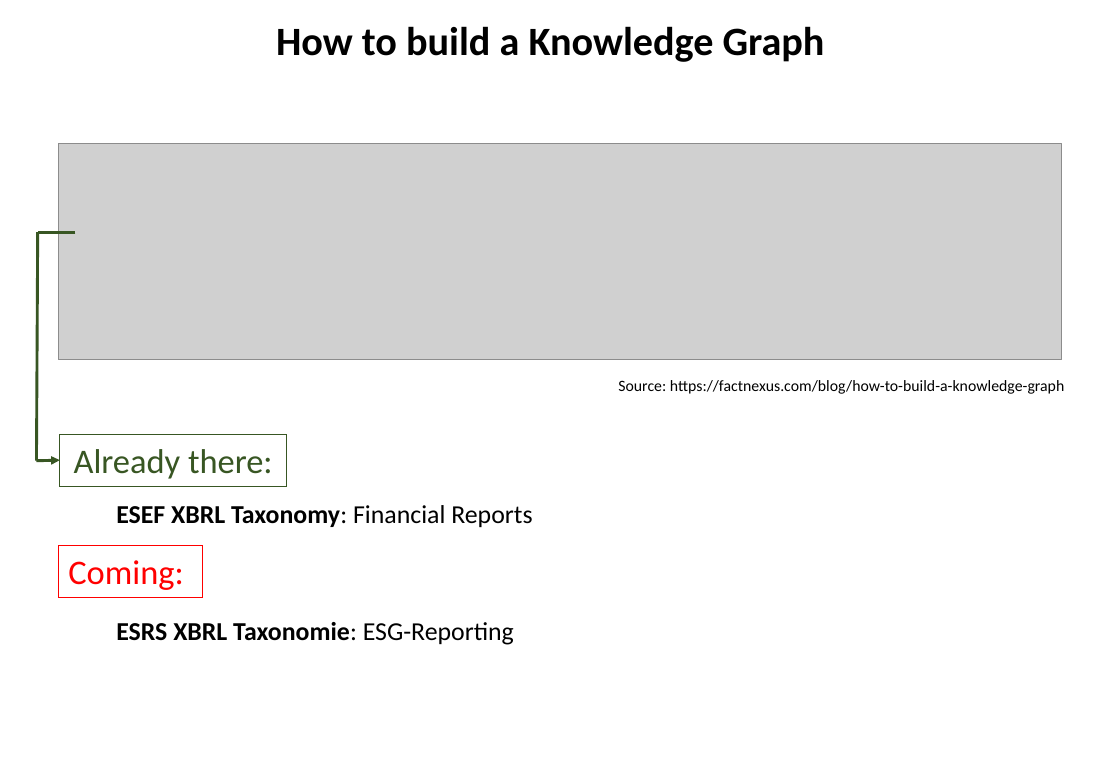
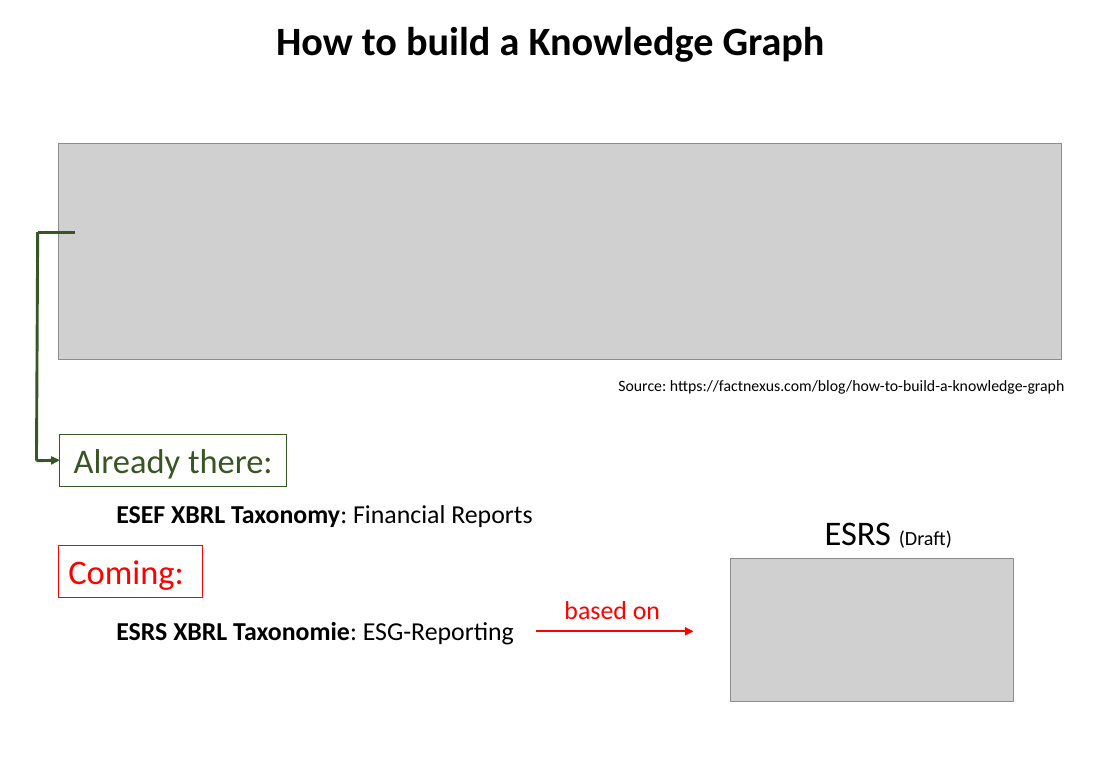
Before and after one commit to rainergo/UASFRA-MS-KnowledgeGraph, a slide deck: slide 11 of project/Project.pptx (slide 9 before the commit). Drawn at 1120x775 pixels with LibreOffice and Linux fonts; fonts in the diff are those of the drawing; grey boxes stand for pictures. Boxes give left, top, right and bottom in pixels: in the first picture for what was removed or moved away, otherwise in the second. Text is boxed around its words. In the diff, an @@ line names an element or a change of style, - is before the commit and + after.

```diff
--- a/project/Project.pptx
+++ b/project/Project.pptx
@@ text added at (825,522,952,548), 14 pt, text #000000 @@
+ESRS (Draft)
@@ picture added at (730,558,1013,702) @@
@@ text added at (564,601,660,619), 18 pt, text #FF0000 @@
+based on
@@ arrow added from (536, 632) to (694, 632), #FF0000 1.5 pt @@
```
Also in this commit, not shown: 4 other slides changed, 4 slides added, 1 slide removed, 4 other files.
